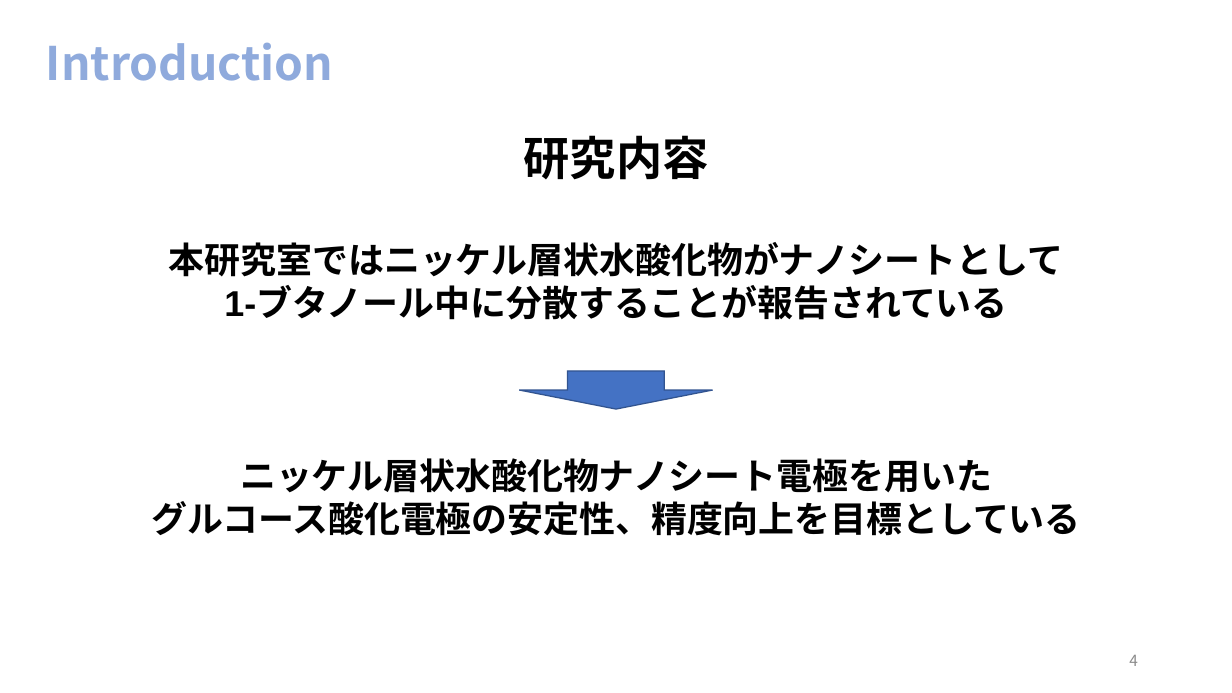
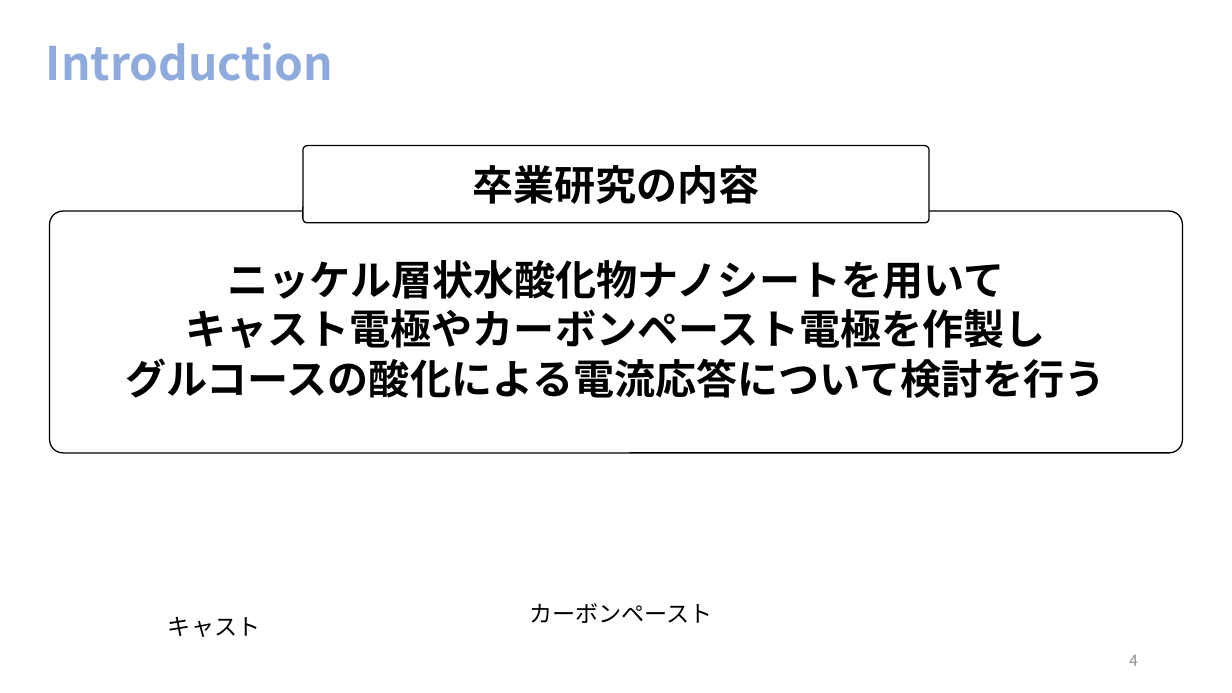
Before and after one commit to akidon0000/graduation-thesis, a slide deck: slide 4 of 卒論スライド 松山晃大.pptx. Drawn at 1232x693 pixels with LibreOffice and Linux fonts; fonts in the diff are those of the drawing. Boxes give left, top, right and bottom in pixels: in the first picture for what was removed or moved away, otherwise in the second. Text is boxed around its words. In the diff, an @@ line names an element or a change of style, - is before the commit and + after.

```diff
--- a/卒論スライド 松山晃大.pptx
+++ b/卒論スライド 松山晃大.pptx
@@ rounded rectangle "卒業研究の内容" resized from (x1=524, y1=135, x2=709, y2=180) to (x1=303, y1=146, x2=930, y2=224) @@
@@ rounded rectangle "卒業研究の内容" at (x1=303, y1=146, x2=930, y2=224): vertical alignment top to middle; fill none to #FFFFFF; outline none to #000000 1 pt @@
@@ text in rounded rectangle at (x1=472, y1=165, x2=760, y2=204): text changed; size 36 to 32 pt @@
-研究内容
+卒業研究の内容
@@ rounded rectangle added at (x1=50, y1=211, x2=1183, y2=453), outline #000000 1 pt @@
@@ text at (x1=125, y1=260, x2=1106, y2=398): text changed; size 28 to 32 pt; font Arial to Noto Sans CJK JP @@
-本研究室ではニッケル層状水酸化物がナノシートとして
-1-ブタノール中に分散することが報告されている
-ニッケル層状水酸化物ナノシート電極を用いた
-グルコース酸化電極の安定性、精度向上を目標としている
+ニッケル層状水酸化物ナノシートを用いて
+キャスト電極やカーボンペースト電極を作製し
+グルコースの酸化による電流応答について検討を行う
@@ down arrow removed at (x1=519, y1=371, x2=713, y2=409) @@
@@ text added at (x1=168, y1=617, x2=260, y2=637), 18 pt, text #000000 @@
+キャスト
@@ text added at (x1=529, y1=603, x2=713, y2=623), 18 pt, text #000000 @@
+カーボンペースト
```
Also in this commit, not shown: 4 other slides changed, 8 slides added, 2 slides removed, 5 other files.
